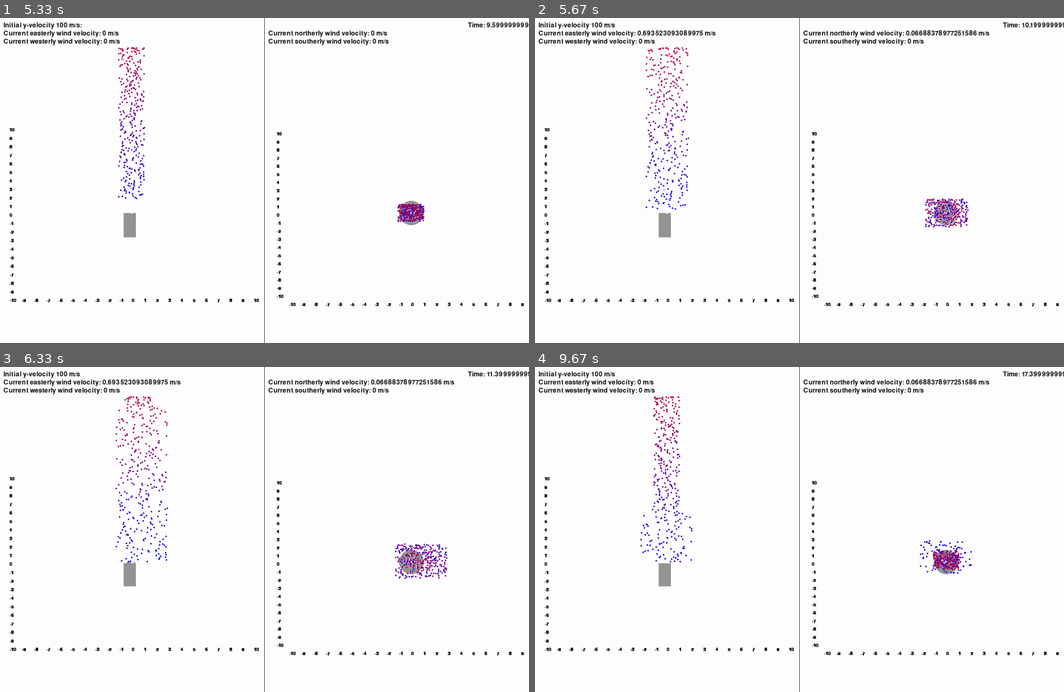
Above: before the commit, frames 1-4 (two rows, left to right).
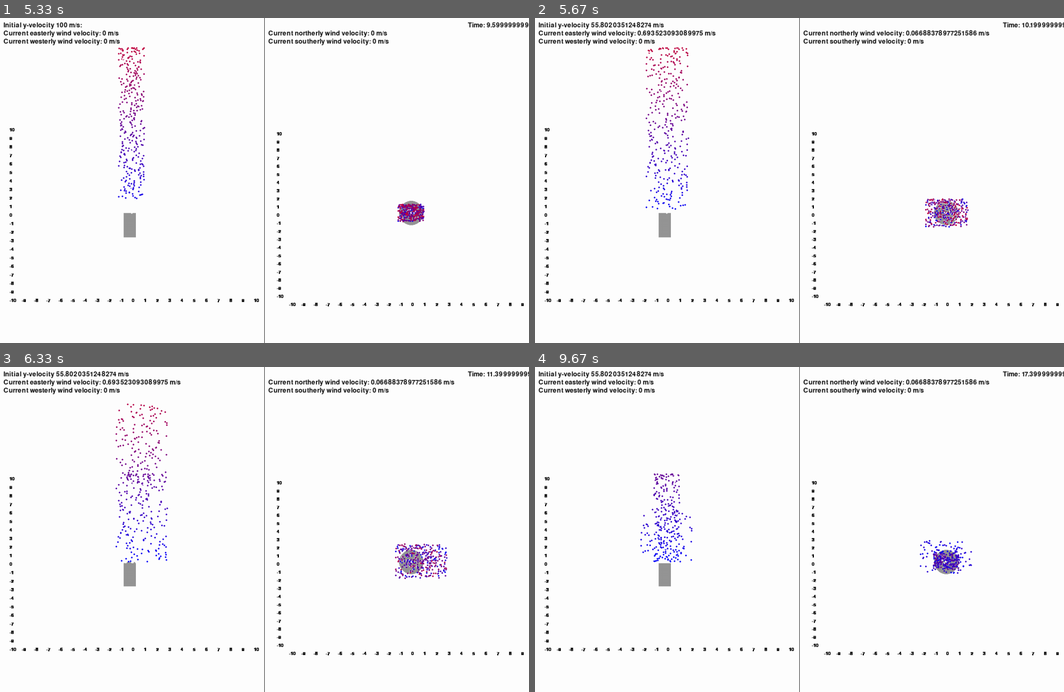
Above: after the commit, the same moments.

Repository: crawfonw/FountainSimulator
Game: pygame game, started from AnimationObjects.py
Same seed, same stepped clock (60 frames per second), same inputs: the game is played once before the commit and once after it. The source is Python 2; it was converted automatically to run under Python 3.
Inputs (mouse positions are in pixels of both pictures, inside the frame that each line leads up to):
- Up to frame 1 (5.33 s): hold W 0.33-0.8 s; move the mouse to (243, 193) at 0.37 s; hold S 0.83-1.3 s; move the mouse to (433, 170) at 0.87 s
- Up to frame 2 (5.67 s): no input
- Up to frame 3 (6.33 s): no input
- Up to frame 4 (9.67 s): tap E at 6.33 s

Frame 1 is identical in both runs. In frame 2, 0.2% of the frame differs, in the area x 10-79%, y 1-62%; in frame 3, 0.4%; in frame 4, 1.1%, in the area x 10-81%, y 1-63%.

Commit message:
Add functions for control algo, still needs tweaking

Diff:
--- a/AnimationObjects.py
+++ b/AnimationObjects.py
@@ -7,6 +7,8 @@
 
 from math import e, pi, cos, sin, sqrt
 from random import uniform, randint
+
+import Numerical
 
 class Animation(PygameHelper):
 
@@ -190,14 +192,55 @@
         return wind_did_change
 
     def adjust_initial_droplet_velocity(self):
+
+        droplet = self.construct_far_droplet(self.v)
+        self.v = Numerical.get_velocity(2.06, 9.8, droplet.xs, self.we, 5.0)
+
+        self.redraw_velocity_label()
+
+    def adjust_initial_droplet_velocity2(self):
         '''
         This is the compensation algoritm. It adjusts the fountain's spray speed,
         specifically the initial y-velocity of the droplets, so people don't get
         sprayed.
         '''
+        print 'Here'
+        max_xz_displacement = 3.0
+        droplet = self.construct_far_droplet(self.v)
+        best_guess = self.v
+
+        x = max(abs(droplet.x(droplet.tx + 1.0, self.we, self.ww)), abs(droplet.x(droplet.tx + 5.0, self.we, self.ww)), abs(droplet.x(droplet.tx + 10.0, self.we, self.ww)))
+        z = droplet.z(droplet.tz, self.wn, self.ws)
+
+        print x, z
+
+        if abs(x) > max_xz_displacement or abs(z) > max_xz_displacement:
+            print 'In the if'
+            c = 50.0
+            while True:
+                y = droplet.y(droplet.ty + c)
+                print 'Loooop, y=', y, best_guess
+                if y > 5.0:
+                    best_guess *= 0.75
+                    droplet = self.construct_far_droplet(best_guess)
+                    c -= 1.0
+                else:
+                    break
+
+        self.v = best_guess
         self.redraw_velocity_label()
-        return
-
+
+    def construct_far_droplet(self, v):
+        if self.we.v > abs(self.ww.v):
+            if self.wn.v > abs(self.ws.v):
+                return Droplet(5, v, 5)
+            else:
+                return Droplet(5, v, -5)
+        else:
+            if self.wn.v > abs(self.ws.v):
+                return Droplet(-5, v, 5)
+            else:
+                return Droplet(-5, v, -5)
 
     #pygame
     def update(self):
--- a/FountainObjects.py
+++ b/FountainObjects.py
@@ -1,6 +1,5 @@
 from vec import vec3d
 from math import e
-
 
 class Droplet():
 
--- /dev/null
+++ b/Numerical.py
@@ -0,0 +1,32 @@
+import math
+
+def bisection(f, a0, b0, epsilon):
+    if f(a0) * f(b0) > 0:
+        print 'Function must change sign over initial interval'
+        return float('inf')
+    else:
+        k = math.ceil(math.log((b0 - a0)/epsilon)/math.log(2)) - 1
+        an = a0
+        bn = b0
+        xn = (a0 + b0)/2.0
+        for i in range(1, int(k)+1):
+            if f(an) * f(xn) < 0:
+                bn = xn
+            else:
+                an = xn
+            xn = (an + bn)/2.0
+    return xn
+
+def get_velocity(vt, g, vx, wx, d):
+    x = lambda t:-vt*math.e**(-g*t/vt)*(vx-wx)/g+wx*t-vt*(-vx+wx)/g-d
+    s = bisection(x,0.01,100,10**(-10));
+    if s == float('inf'):
+        print 'Water will never reach the given distance.'
+        return float('inf')
+    y = lambda vy: -vt*math.e**(-g*s/vt)*(vy+vt)/g-vt*s+(vy+vt)*vt/g;
+    if y == float('inf'):
+        print 'Water will never reach the given distance before it hits the ground.'
+        return float('inf')
+    return bisection(y,0,500,10**(-10))
+
+print get_velocity(2.06, 9.8, 4, 1, 1)
Not shown, added: bisection.m
Not shown, added: getvelocity.m
